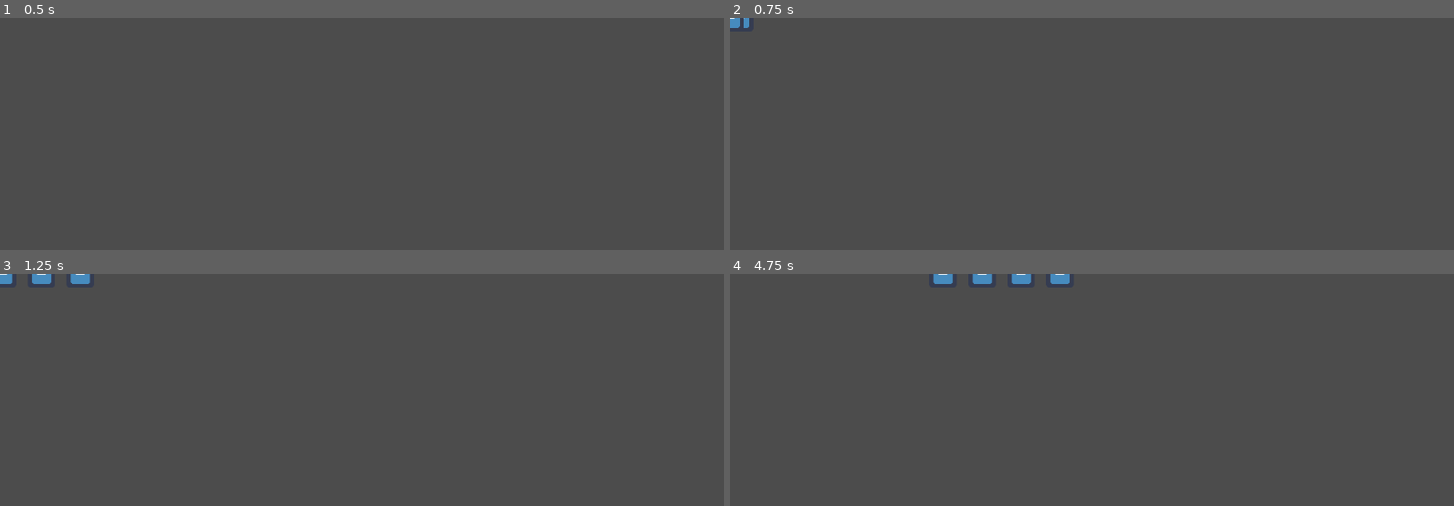
Above: before the commit, frames 1-4 (two rows, left to right).
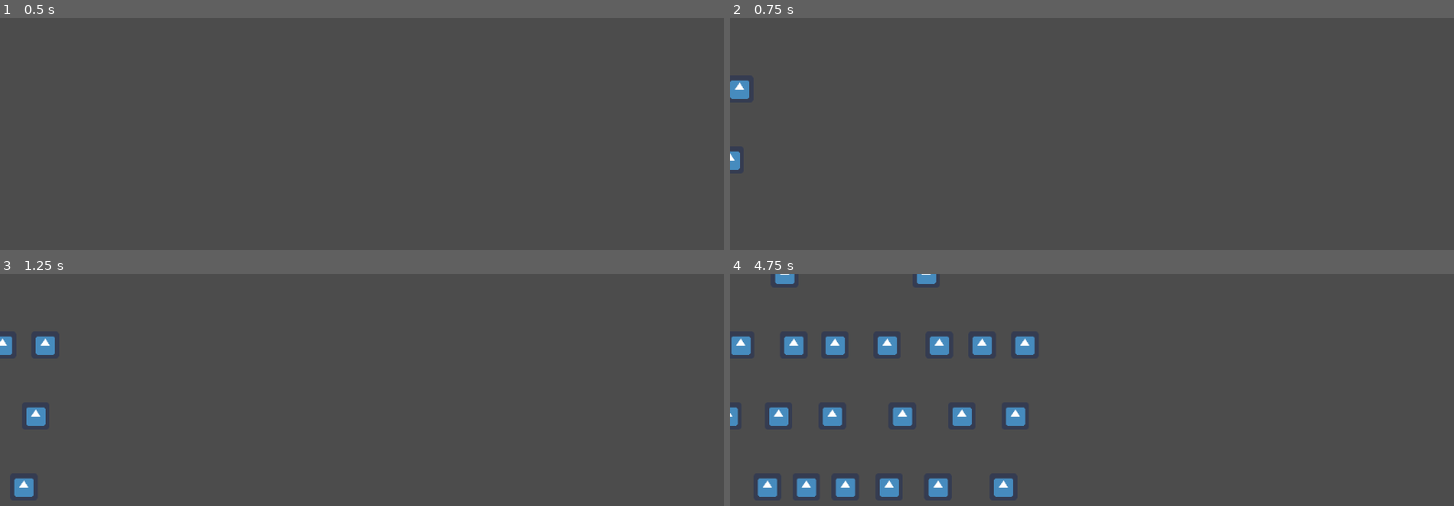
Above: after the commit, the same moments.

Repository: warriormaster12/SlimeNation
Game: Godot game, scene res://Ai/TestScene.tscn
Same seed, same stepped clock (60 frames per second), same inputs: the game is played once before the commit and once after it. This scene is started directly instead of the project's main scene. The engine's default icon, where the game draws it, is replaced by a stand-in: a white triangle on a blue panel in a dark square.
Inputs (mouse positions are in pixels of both pictures, inside the frame that each line leads up to):
- Up to frame 1 (0.5 s): no input
- Up to frame 2 (0.75 s): tap Enter at 0.5 s; move the mouse to (1258, 210) at 0.52 s; press the mouse at (1258, 210) at 0.53 s
- Up to frame 3 (1.25 s): no input
- Up to frame 4 (4.75 s): move the mouse to (outside the picture) at 1.27 s; release the mouse at (outside the picture) at 1.28 s; tap Mouse wheel up (game_build_select_next_trap) at 1.35 s; move the mouse to (1171, 392) at 2.02 s; hold Mouse wheel down (game_build_select_prev_trap) 2.03-2.78 s; move the mouse to (outside the picture) at 2.77 s; tap 1 (game_build_select_trap_1) at 2.85 s; move the mouse to (outside the picture) at 3.52 s; hold 2 (game_build_select_trap_2) 3.53-4.28 s; move the mouse to (874, 422) at 4.27 s; tap 3 (game_build_select_trap_3) at 4.35 s

Frame 1 is identical in both runs. In frame 2, 0.4% of the frame differs, in the area x 0-3%, y 0-66%; in frame 3, 1.1%; in frame 4, 4.8%, in the area x 0-47%, y 0-97%.

Commit message:
fixed some issues with spawning

Diff:
--- a/SlimeNation/Ai/Scripts/SpawnPoint.gd
+++ b/SlimeNation/Ai/Scripts/SpawnPoint.gd
@@ -1,26 +1,28 @@
 extends Position2D
 
 export (PackedScene) var object_to_spawn
+export var random_time_range = {"min": 0.2, "max": 1.0}
 onready var timer = $Timer
-onready var object_instance = object_to_spawn.instance()
+
 
 
 # Called when the node enters the scene tree for the first time.
 func _ready():
 	timer.autostart = true
-	timer.wait_time = rand_range(0.2,1.0)
+	timer.wait_time = rand_range(random_time_range.min,random_time_range.max)
 	timer.start()
 
 
 # Called every frame. 'delta' is the elapsed time since the previous frame.
-func _process(delta):
-	print(timer.time_left)
+
 
 
 func _on_Timer_timeout():
-	print("no time left")
 	_spawnCharacter()
+	timer.wait_time = rand_range(random_time_range.min,random_time_range.max)
 
 
 func _spawnCharacter():
+	var object_instance = object_to_spawn.instance()
+	object_instance.position = self.position
 	get_parent().add_child(object_instance)
--- a/SlimeNation/Ai/TestScene.tscn
+++ b/SlimeNation/Ai/TestScene.tscn
@@ -7,6 +7,10 @@
 
 [node name="SpawnPoint" parent="." instance=ExtResource( 2 )]
 object_to_spawn = ExtResource( 1 )
+random_time_range = {
+"max": 2.0,
+"min": 0.2
+}
 
 [node name="SpawnPoint2" parent="." instance=ExtResource( 2 )]
 position = Vector2( 0, 100 )
